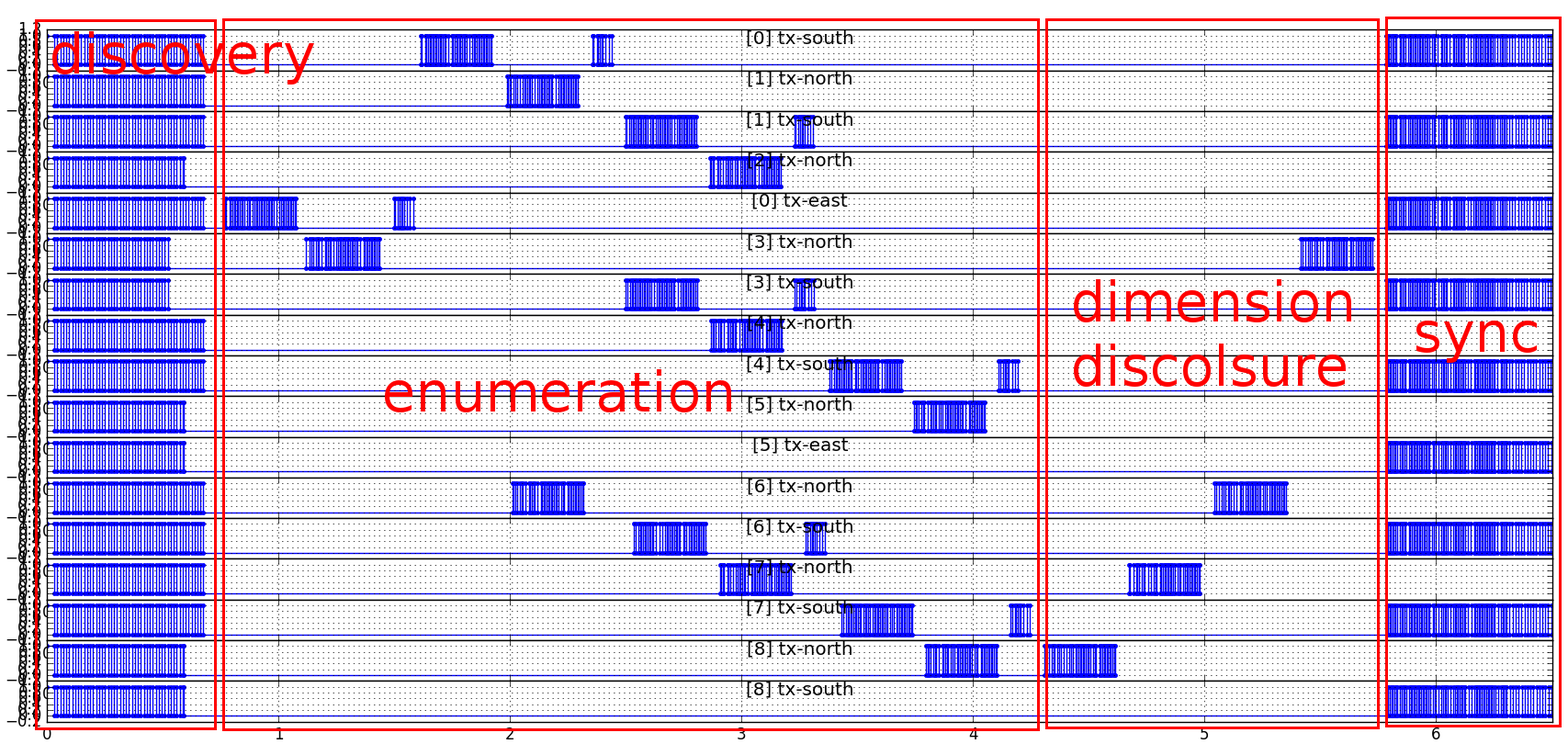
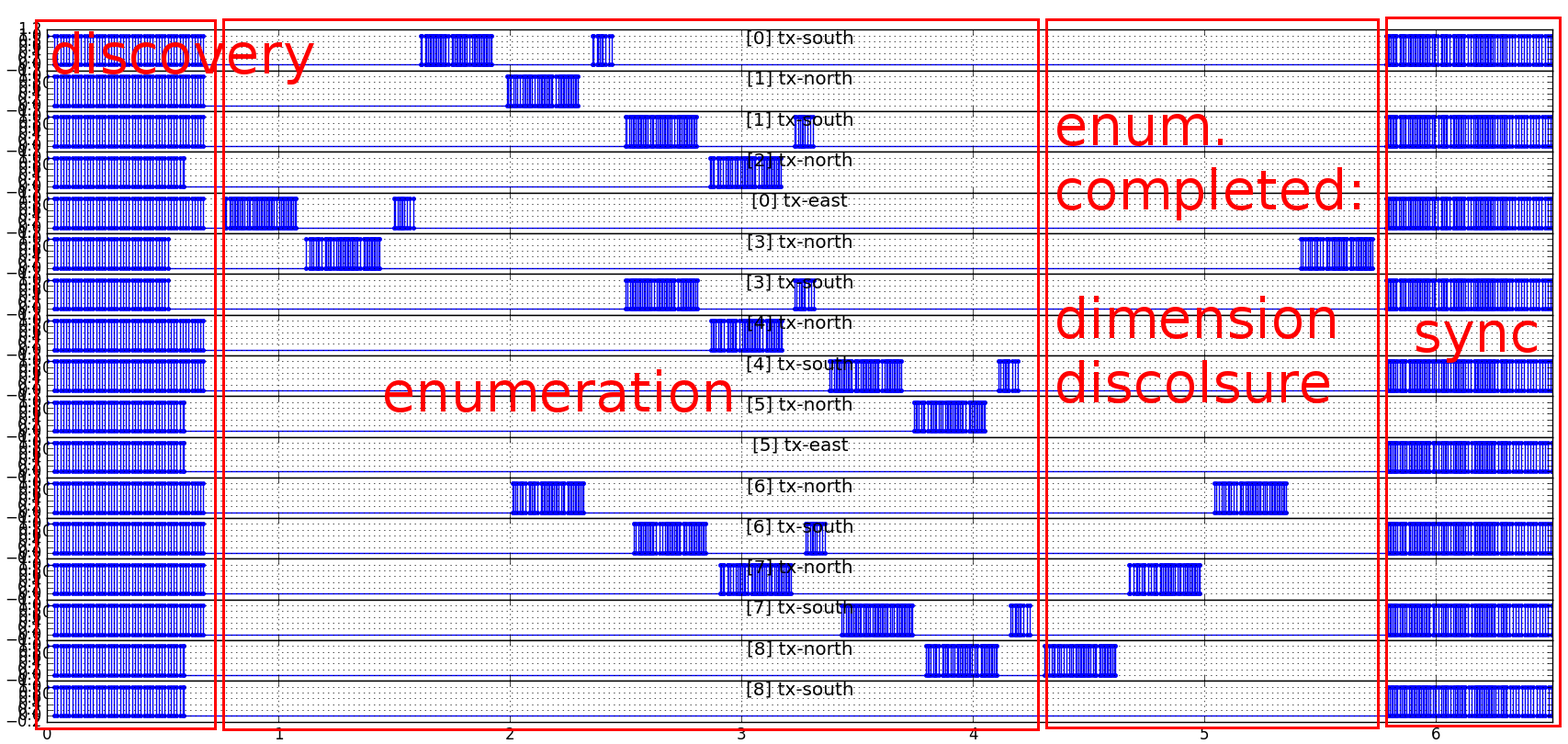
Layers edited between the first and the second w=1568, h=744 image:
renamed "dimension ..." to "enum. ...", painted on it over [left=1057, top=113, right=1360, bottom=404]
